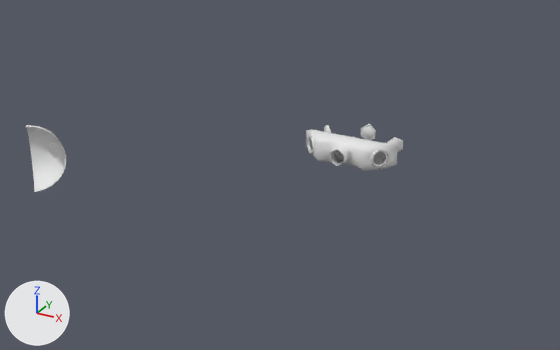
An edit to the Blender file KBARF_3D/GameRoom2.blend, drawn before and after from the same camera.
Rendered twice from a camera (50 mm lens) standing at (42.5, -38.2, 22.4) and looking at (16.7, 8.7, -1.0). The lights are fixed; the arrows at lower left show +X, +Y and +Z.
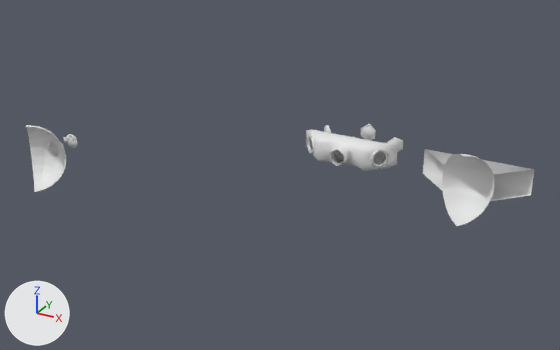
Where the change shows, as pixel boxes (x1, y1, x2, y2) in the pictures (560 x 350 px):
'Cube.010', added: after (423, 149, 535, 226)
'Cube.009', added: after (63, 134, 78, 148)

The change, as a diff of the scene's bpy script:
```diff
--- a/KBARF_3D/GameRoom2.blend.py
+++ b/KBARF_3D/GameRoom2.blend.py
@@ me_cube_010 @@
+me_cube_010.from_pydata(...)  # 308 vertices, 309 faces; spans x -0.81..0.576, y 2.356..2.596, z -0.576..0.576
+me_cube_010.polygons.foreach_set('use_smooth', [True] * 309)
@@ ob_cube_010 @@
+ob_cube_010 = bpy.data.objects.new('Cube.010', me_cube_005.copy())  # the mesh of ob_cube_005
+ob_cube_010.location = (30.0, 10.0, 0.0)
+_m = ob_cube_010.modifiers.new('Mirror', 'MIRROR')
+_m.use_axis = (True, False, True)
+_m.use_clip = True
@@ ob_cube_009 @@
+ob_cube_009 = bpy.data.objects.new('Cube.009', me_cube_010)
+ob_cube_009.location = (0.0, 2.0, 0.0)
```
